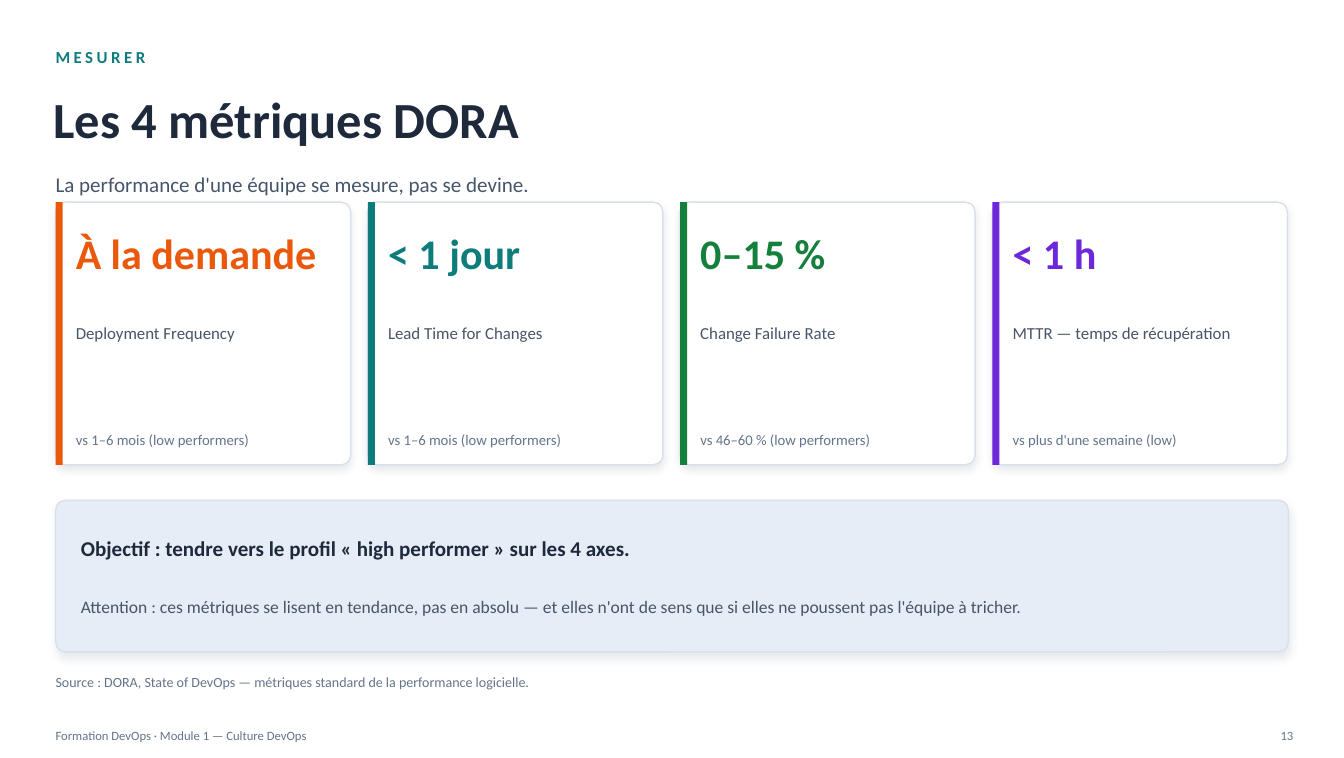
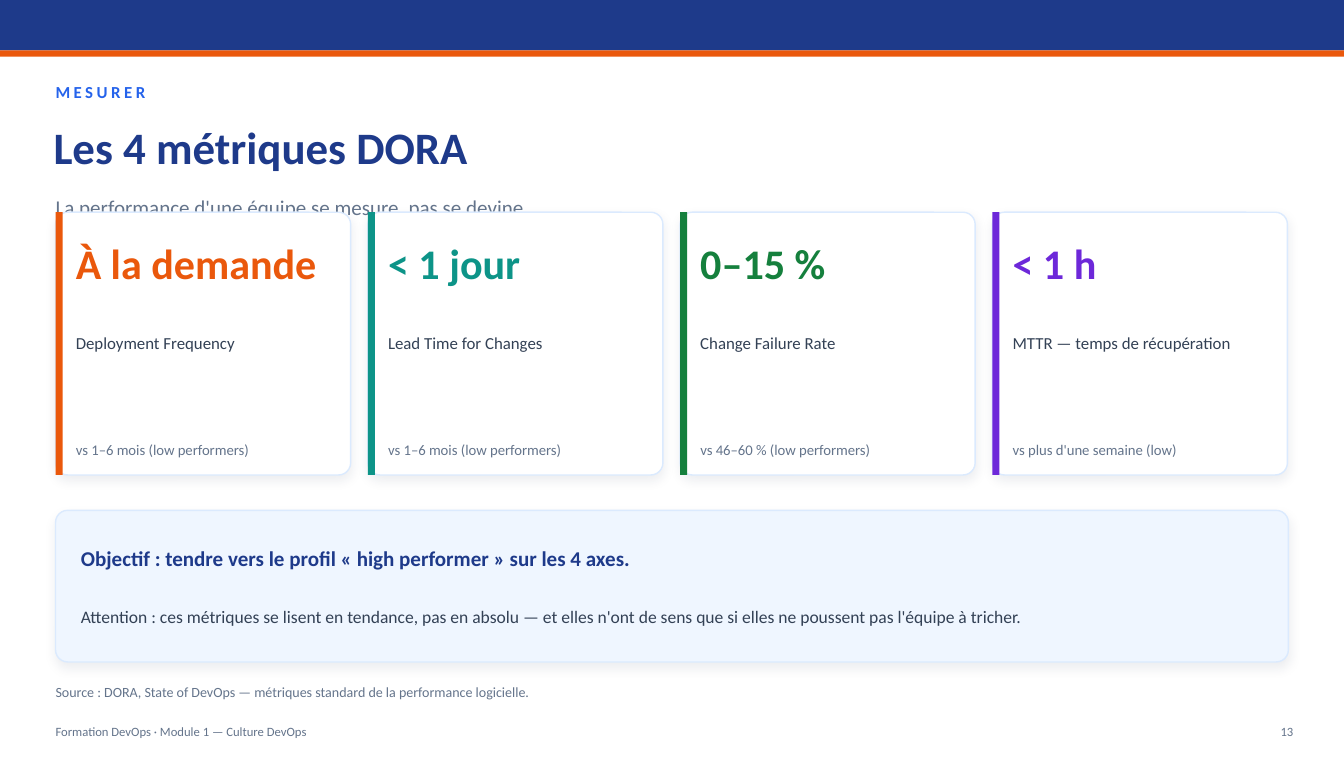
Before and after one commit to TopheC/Formation-DevOps, a slide deck: slide 13 of module-01-culture-devops/Formation-DevOps-Module-01-Culture.pptx. Drawn at 1344x758 pixels with LibreOffice and Linux fonts; fonts in the diff are those of the drawing. Boxes give left, top, right and bottom in pixels: in the first picture for what was removed or moved away, otherwise in the second. Text is boxed around its words. In the diff, an @@ line names an element or a change of style, - is before the commit and + after.

Commit message:
Module 1 : refonte thème Enterprise Blue (bandeau bleu/orange, correction contraste slides dark)

```diff
--- a/module-01-culture-devops/Formation-DevOps-Module-01-Culture.pptx
+++ b/module-01-culture-devops/Formation-DevOps-Module-01-Culture.pptx
@@ rectangle added at box(0, 0, 1344, 51), fill #1E3A8A @@
@@ rectangle added at box(0, 51, 1344, 57), fill #EA580C @@
@@ text "MESURER": place and size @@
-text "MESURER" at box(56, 52, 146, 63)
+text "MESURER" at box(56, 87, 146, 98)
@@ text "MESURER" at box(56, 87, 146, 98): text colour #0E7C7B to #2563EB @@
@@ text "Les 4 métriques DORA": place and size @@
-text "Les 4 métriques DORA" at box(54, 102, 519, 146)
+text "Les 4 métriques DORA" at box(54, 132, 467, 171)
@@ text "Les 4 métriques DORA" at box(54, 132, 467, 171): size 36 to 32 pt, text colour #1E293B to #1E3A8A @@
@@ text "La performance d'une équipe se ...": place and size @@
-text "La performance d'une équipe se ..." at box(56, 177, 529, 196)
+text "La performance d'une équipe se ..." at box(56, 200, 529, 222)
@@ text "La performance d'une équipe se ..." at box(56, 200, 529, 222): text colour #475569 to #64748B @@
@@ rectangle at box(368, 212, 375, 475): fill #0E7C7B to #0D9488 @@
@@ text "< 1 jour" at box(418, 249, 520, 286): text colour #0E7C7B to #0D9488 @@
@@ 15 texts, 5 rounded rectangles, 4 rectangles: place and size @@
-15 texts, 5 rounded rectangles, 4 rectangles at box(56, 202, 1288, 690)
+15 texts, 5 rounded rectangles, 4 rectangles at box(56, 212, 1288, 700)
@@ outline #D8E0EC 1 pt to #DBEAFE 1 pt; shadow changed; proportions changed in 4 elements at box(56, 212, 351, 475), box(368, 212, 663, 475), box(680, 212, 975, 475), box(992, 212, 1287, 475) @@
@@ rounded rectangle at box(56, 510, 1288, 662): fill #E7EDF7 to #EFF6FF; outline #D8E0EC 1 pt to #DBEAFE 1 pt; shadow changed; proportions changed @@
@@ text "Objectif : tendre vers le ..." at box(81, 551, 630, 570): text colour #1E293B to #1E3A8A @@
@@ text colour #475569 to #334155 in 5 elements at box(76, 337, 234, 352), box(388, 337, 542, 352), box(700, 337, 836, 352), box(1013, 337, 1231, 352), box(81, 611, 1021, 626) @@
@@ text "Formation DevOps · Module 1 ...": place and size @@
-text "Formation DevOps · Module 1 ..." at box(56, 731, 307, 742)
+text "Formation DevOps · Module 1 ..." at box(56, 727, 307, 738)
@@ text "13": place and size @@
-text "13" at box(1281, 732, 1294, 740)
+text "13" at box(1281, 728, 1294, 736)
```
Also in this commit, not shown: 17 other slides changed.
